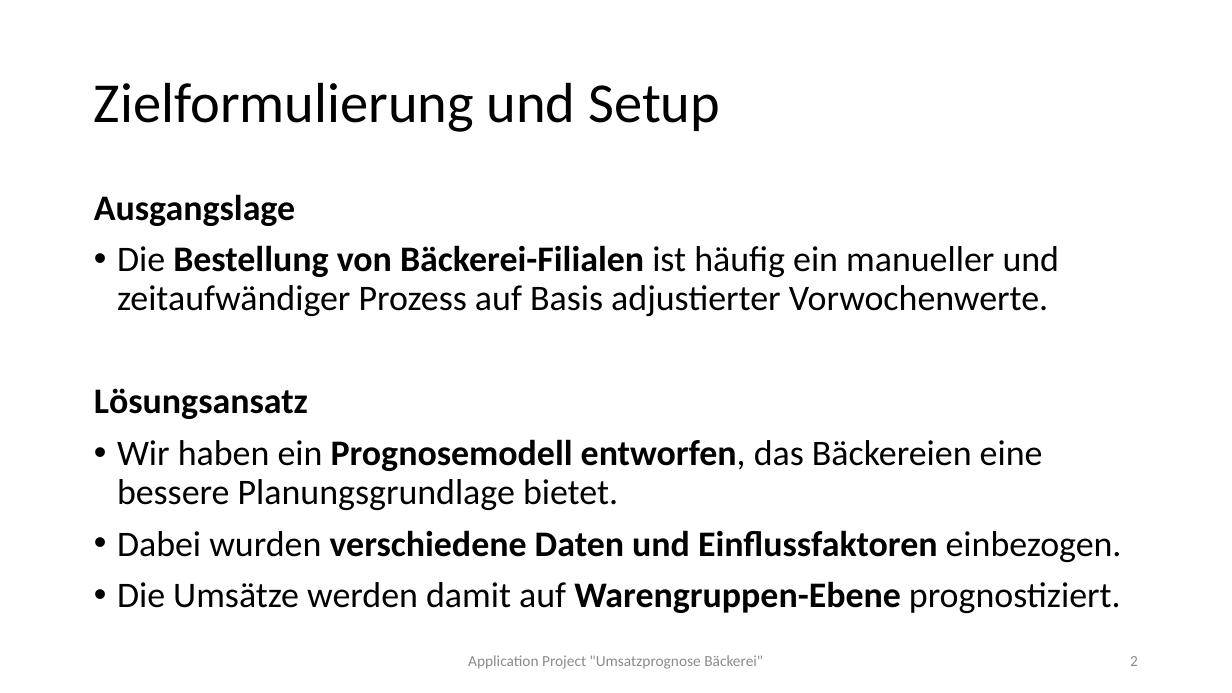
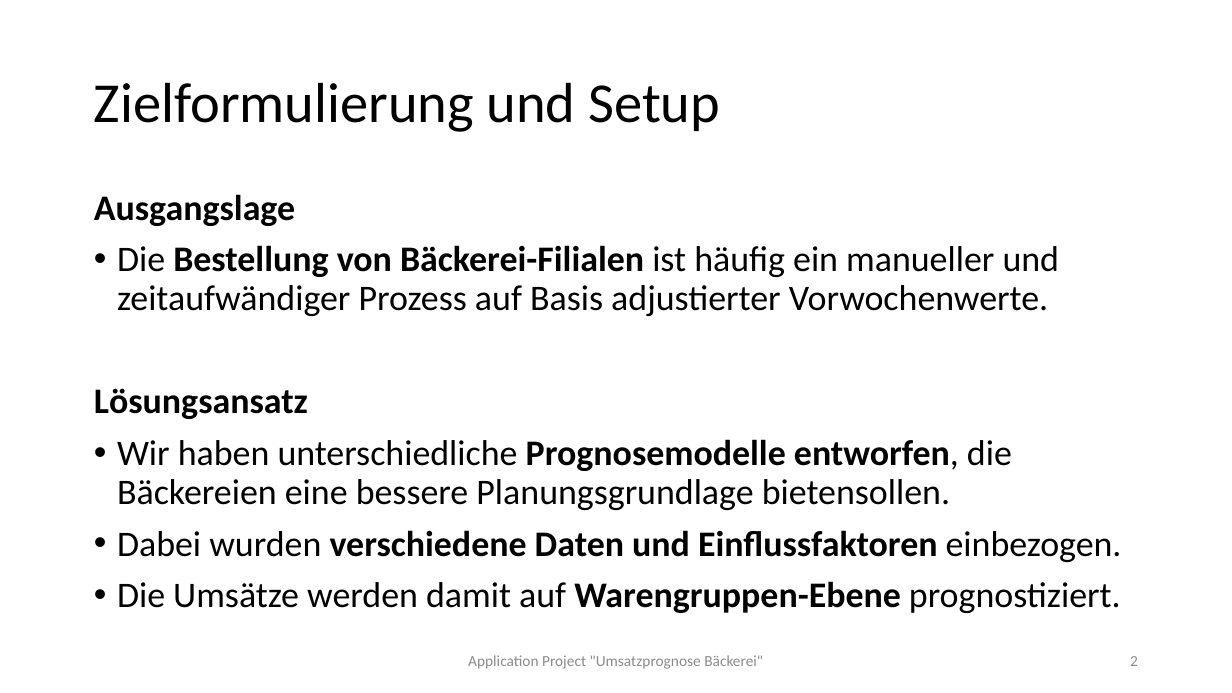
Before and after one commit to ChristinaMaedge/Application_Project, a slide deck: slide 2 of ApplicationProject_UmsatzprognoseBäckerei_v2.pptx. Drawn at 1232x693 pixels with LibreOffice and Linux fonts; fonts in the diff are those of the drawing. Boxes give left, top, right and bottom in pixels: in the first picture for what was removed or moved away, otherwise in the second. Text is boxed around its words. In the diff, an @@ line names an element or a change of style, - is before the commit and + after.

```diff
--- a/ApplicationProject_UmsatzprognoseBäckerei_v2.pptx
+++ b/ApplicationProject_UmsatzprognoseBäckerei_v2.pptx
@@ text at <box>117,439,1012,510</box>: text changed @@
-• Wir haben ein Prognosemodell entworfen, das Bäckereien eine bessere Planungsgrundlage bietet.
+• Wir haben unterschiedliche Prognosemodelle entworfen, die Bäckereien eine bessere Planungsgrundlage bietensollen.
```
Also in this commit, not shown: 4 other slides changed, 4 slides added, 3 other files.
